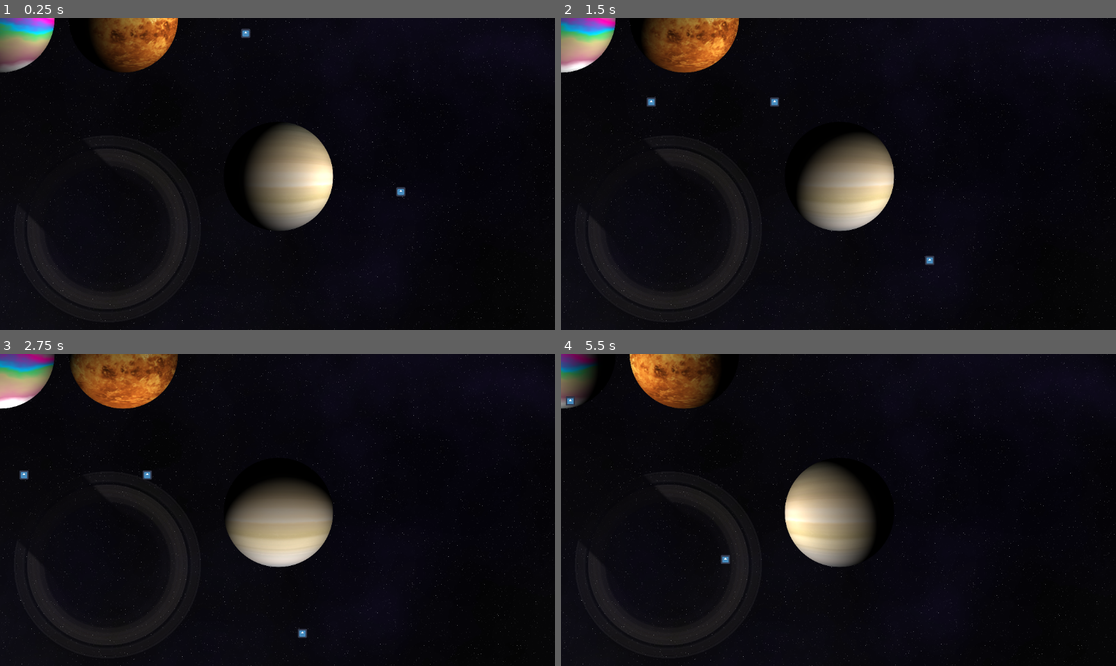
Above: before the commit, frames 1-4 (two rows, left to right).
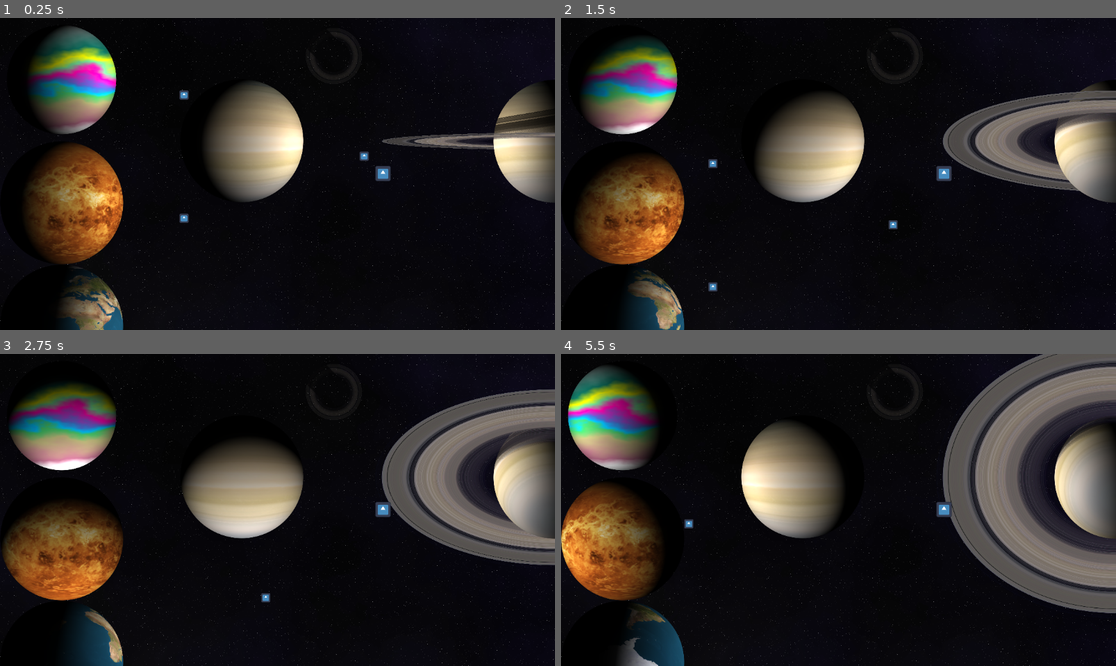
Above: after the commit, the same moments.

Repository: JohnMeadow1/Enterprise-space-shaders
Game: Godot game, scene res://main.tscn
The game is run twice, just before and just after one commit, with the same random seed, the same clock (stepped at 60 frames per second) and the same inputs. The project has no main scene, so this scene is started directly. The engine's default icon, where the game draws it, is replaced by a stand-in: a white triangle on a blue panel in a dark square.
Inputs:
- Up to frame 1 (0.25 s): no input
- Up to frame 2 (1.5 s): no input
- Up to frame 3 (2.75 s): no input
- Up to frame 4 (5.5 s): no input

The runs differ from the first frame. In frame 1, 27% of the frame differs, in the area x 0-100%, y 0-100%; in frame 2, 31%; in frame 3, 36%; in frame 4, 41%.
Error after the commit: Invalid access to property or key 'material' on a base object of type 'Nil'. (res://scenes/PlanetTiltable.gd:37)

Commit message:
updated main scene

Diff:
--- a/source/main.tscn
+++ b/source/main.tscn
@@ -7,11 +7,14 @@
 [ext_resource type="PackedScene" uid="uid://ue66jt37vpmb" path="res://scenes/Saturn.tscn" id="4_deyrb"]
 [ext_resource type="Shader" path="res://materials/Planet.gdshader" id="5_yl55s"]
 [ext_resource type="Texture2D" uid="uid://combtbbuiwddg" path="res://textures/Venus_512x256.png" id="6_8xn36"]
-[ext_resource type="Texture2D" uid="uid://baxlepnir0g5k" path="res://textures/Saturn_512.png" id="8_7dbpw"]
 [ext_resource type="Shader" path="res://materials/Ring.gdshader" id="9_fikf2"]
-[ext_resource type="Texture2D" uid="uid://ddgqpn6mfayal" path="res://textures/Saturn_Ring_512_alpha.png" id="10_n7f1a"]
-[ext_resource type="PackedScene" uid="uid://c5j2s1fkejwet" path="res://scenes/Ring.tscn" id="11_1fl23"]
+[ext_resource type="Shader" path="res://materials/RingTiltable.gdshader" id="9_vwx0e"]
+[ext_resource type="Texture2D" uid="uid://ddgqpn6mfayal" path="res://textures/Saturn_Ring_512_alpha.png" id="10_wonk0"]
+[ext_resource type="PackedScene" uid="uid://bbocp7e3knon2" path="res://scenes/PlanetTiltable.tscn" id="12_1wkwv"]
 [ext_resource type="Texture2D" uid="uid://dqkjttiunc4fp" path="res://materials/rings_gradient_1d.tres" id="12_3v0rc"]
+[ext_resource type="Shader" path="res://materials/PlanetTiltable.gdshader" id="13_m3dht"]
+[ext_resource type="PackedScene" uid="uid://c5j2s1fkejwet" path="res://scenes/RingFlat.tscn" id="13_phobg"]
+[ext_resource type="Texture2D" uid="uid://diwqlhu3ksde3" path="res://textures/Earth_colormap_2k.png" id="14_68edd"]
 
 [sub_resource type="Gradient" id="Gradient_7cpw0"]
 offsets = PackedFloat32Array(0, 0.114053, 0.301426, 0.378819, 0.427699, 0.484725, 0.545825, 0.580448, 0.602851, 0.670061, 0.847251, 0.95112, 1)
@@ -31,7 +34,7 @@
 shader = ExtResource("3_6uv3n")
 shader_parameter/ambient_light = Color(0, 0, 0, 1)
 shader_parameter/light_color = Color(1, 1, 1, 1)
-shader_parameter/light_direction = Vector3(-0.749664, 0.487856, 0.447214)
+shader_parameter/light_direction = Vector3(-0.883187, -0.141354, 0.447214)
 shader_parameter/noise_magnitude = 0.2
 shader_parameter/rotation_speed = 0.0125
 shader_parameter/convexity = 1.0
@@ -41,46 +44,70 @@
 shader_parameter/image_color = SubResource("GradientTexture1D_c450r")
 shader_parameter/noise_color = SubResource("NoiseTexture2D_1x2gq")
 
-[sub_resource type="ShaderMaterial" id="ShaderMaterial_fdmi3"]
+[sub_resource type="ShaderMaterial" id="ShaderMaterial_y00f8"]
 resource_local_to_scene = true
 shader = ExtResource("5_yl55s")
 shader_parameter/ambient_light = Color(0, 0, 0, 1)
 shader_parameter/light_color = Color(1, 1, 1, 1)
-shader_parameter/light_direction = Vector3(-0.749664, 0.487856, 0.447214)
+shader_parameter/light_direction = Vector3(-0.883187, -0.141354, 0.447214)
 shader_parameter/rotation_speed = 0.0125
 shader_parameter/convexity = 1.0
-shader_parameter/margin = 1.125
+shader_parameter/margin = 1.0
 shader_parameter/specular_power = 5.0
 shader_parameter/specular_intensity = 0.25
 shader_parameter/image_color = ExtResource("6_8xn36")
 
-[sub_resource type="ShaderMaterial" id="ShaderMaterial_on87w"]
+[sub_resource type="Gradient" id="Gradient_3ncdy"]
+offsets = PackedFloat32Array(0)
+colors = PackedColorArray(1, 1, 1, 0)
+
+[sub_resource type="GradientTexture1D" id="GradientTexture1D_sij4e"]
+gradient = SubResource("Gradient_3ncdy")
+
+[sub_resource type="ShaderMaterial" id="ShaderMaterial_nvys5"]
 resource_local_to_scene = true
-shader = ExtResource("5_yl55s")
+shader = ExtResource("13_m3dht")
 shader_parameter/ambient_light = Color(0, 0, 0, 1)
 shader_parameter/light_color = Color(1, 1, 1, 1)
-shader_parameter/light_direction = Vector3(-0.749664, 0.487856, 0.447214)
+shader_parameter/light_direction = Vector3(0.985188, 0.121254, 0.121254)
 shader_parameter/rotation_speed = 0.0125
-shader_parameter/convexity = 1.0
-shader_parameter/margin = 1.125
+shader_parameter/margin = 1.0
 shader_parameter/specular_power = 5.0
 shader_parameter/specular_intensity = 0.25
-shader_parameter/image_color = ExtResource("8_7dbpw")
+shader_parameter/planet_tilt = -0.797483
+shader_parameter/rings_outer_radius = 2.922
+shader_parameter/rings_inner_radius = 1.0
+shader_parameter/planet_matrix = Basis(-0.0792685, 0.946838, -0.311791, 0, 0.312775, 0.949827, 0.996853, 0.0752914, -0.0247932)
+shader_parameter/image_color = ExtResource("14_68edd")
+shader_parameter/ring_color = SubResource("GradientTexture1D_sij4e")
 
-[sub_resource type="ShaderMaterial" id="ShaderMaterial_pqixr"]
+[sub_resource type="ShaderMaterial" id="ShaderMaterial_7t2fn"]
+resource_local_to_scene = true
+shader = ExtResource("9_vwx0e")
+shader_parameter/rim_distance = 0.342231
+shader_parameter/shadow_width = 0.32512
+shader_parameter/shadow_edge_dispersion = 0.025
+shader_parameter/light_direction = Vector2(0.707, 0.707)
+shader_parameter/ring_shift = 0.0
+shader_parameter/tilt = 1.63799
+shader_parameter/rings_texture = ExtResource("10_wonk0")
+
+[sub_resource type="ShaderMaterial" id="ShaderMaterial_1eqxx"]
+resource_local_to_scene = true
+shader = ExtResource("9_vwx0e")
+shader_parameter/rim_distance = 0.342231
+shader_parameter/shadow_width = 0.32512
+shader_parameter/shadow_edge_dispersion = 0.025
+shader_parameter/light_direction = Vector2(0.707, 0.707)
+shader_parameter/ring_shift = 1.0
+shader_parameter/tilt = 1.63799
+shader_parameter/rings_texture = ExtResource("10_wonk0")
+
+[sub_resource type="ShaderMaterial" id="ShaderMaterial_lcc2v"]
 resource_local_to_scene = true
 shader = ExtResource("9_fikf2")
-shader_parameter/rim_distance = 0.533976
-shader_parameter/shadow_width = 0.409339
-shader_parameter/shadow_edge_dispersion = 0.01
-shader_parameter/light_direction = Vector2(0.707, 0.707)
-shader_parameter/rings_texture = ExtResource("10_n7f1a")
-
-[sub_resource type="ShaderMaterial" id="ShaderMaterial_4rsgh"]
-resource_local_to_scene = true
-shader = ExtResource("9_fikf2")
-shader_parameter/rim_distance = 0.5
-shader_parameter/shadow_width = 0.425
+shader_parameter/rim_distance = 0.666667
+shader_parameter/shadow_width = 0.566667
 shader_parameter/shadow_edge_dispersion = 0.025
 shader_parameter/light_direction = Vector2(0.707, 0.707)
 shader_parameter/rings_texture = ExtResource("12_3v0rc")
@@ -89,54 +116,74 @@
 
 [node name="Background" type="Sprite2D" parent="."]
 z_index = -10
-position = Vector2(588, 318)
 texture = ExtResource("1_oxqj5")
+centered = false
+metadata/_edit_lock_ = true
 
 [node name="GasGiant" parent="." instance=ExtResource("1_lm506")]
+position = Vector2(128, 128)
 scale = Vector2(0.5, 0.5)
 
 [node name="PlanetSprite" parent="GasGiant" index="0"]
 material = SubResource("ShaderMaterial_n46p0")
 
 [node name="LightSource" parent="GasGiant/PlanetSprite" index="0"]
-position = Vector2(-1.6763, 1.09088)
+position = Vector2(-1.97487, -0.316076)
+
+[node name="Icon" parent="GasGiant/PlanetSprite/LightSource" index="0"]
+z_index = -2
 
 [node name="Venus" parent="." instance=ExtResource("2_wj7bx")]
-position = Vector2(256, 0)
+position = Vector2(128, 384)
 scale = Vector2(0.5, 0.5)
 
 [node name="PlanetSprite" parent="Venus" index="0"]
-material = SubResource("ShaderMaterial_fdmi3")
+material = SubResource("ShaderMaterial_y00f8")
 
 [node name="LightSource" parent="Venus/PlanetSprite" index="0"]
-position = Vector2(-1.6763, 1.09088)
+position = Vector2(-1.97487, -0.316076)
 
-[node name="Saturn" parent="." node_paths=PackedStringArray("ring") instance=ExtResource("4_deyrb")]
-position = Vector2(578, 329)
-ring = NodePath("PlanetSprite/Ring")
+[node name="Icon" parent="Venus/PlanetSprite/LightSource" index="0"]
+z_index = -2
 
-[node name="PlanetSprite" parent="Saturn" index="0"]
-material = SubResource("ShaderMaterial_on87w")
+[node name="Earth" parent="." node_paths=PackedStringArray("ring") instance=ExtResource("12_1wkwv")]
+position = Vector2(128, 640)
+ring = NodePath("PlanetSprite/RingTiltable")
+planet_tilt = -0.797483
 
-[node name="LightSource" parent="Saturn/PlanetSprite" index="0"]
-position = Vector2(-1.6763, 1.09088)
+[node name="PlanetSprite" parent="Earth" index="0"]
+material = SubResource("ShaderMaterial_nvys5")
 
-[node name="Ring" parent="Saturn/PlanetSprite" index="1"]
-material = SubResource("ShaderMaterial_pqixr")
-scale = Vector2(1.972, 1.972)
-radius_outer = 1.972
-radius_inner = 1.053
+[node name="LightSource" parent="Earth/PlanetSprite" index="0"]
+position = Vector2(1.52344, 0.1875)
+
+[node name="RingTiltable" parent="Earth/PlanetSprite" index="1"]
+visible = false
+scale = Vector2(2.922, -2.33024)
+tilt = -0.797483
+
+[node name="Top" parent="Earth/PlanetSprite/RingTiltable" index="0"]
+material = SubResource("ShaderMaterial_7t2fn")
+
+[node name="Bottom" parent="Earth/PlanetSprite/RingTiltable" index="1"]
+material = SubResource("ShaderMaterial_1eqxx")
+
+[node name="Saturn" parent="." instance=ExtResource("4_deyrb")]
+position = Vector2(502, 255)
 
 [node name="Base ring size" type="Node2D" parent="."]
-position = Vector2(223, 438)
-scale = Vector2(100, 100)
+position = Vector2(693, 79)
+scale = Vector2(30, 30)
 
-[node name="Ring" parent="Base ring size" instance=ExtResource("11_1fl23")]
-material = SubResource("ShaderMaterial_4rsgh")
-scale = Vector2(2, 2)
-radius_outer = 2.0
-radius_inner = 1.0
+[node name="Ring" parent="Base ring size" instance=ExtResource("13_phobg")]
+material = SubResource("ShaderMaterial_lcc2v")
+
+[node name="TiltableSaturn" parent="." node_paths=PackedStringArray("ring") instance=ExtResource("12_1wkwv")]
+position = Vector2(1152, 256)
+ring = NodePath("PlanetSprite/RingTiltable")
+planet_tilt = -0.797483
 
 [editable path="GasGiant"]
 [editable path="Venus"]
-[editable path="Saturn"]
+[editable path="Earth"]
+[editable path="Earth/PlanetSprite/RingTiltable"]
Not shown: 1 places in source/main.tscn that only renumber resources
